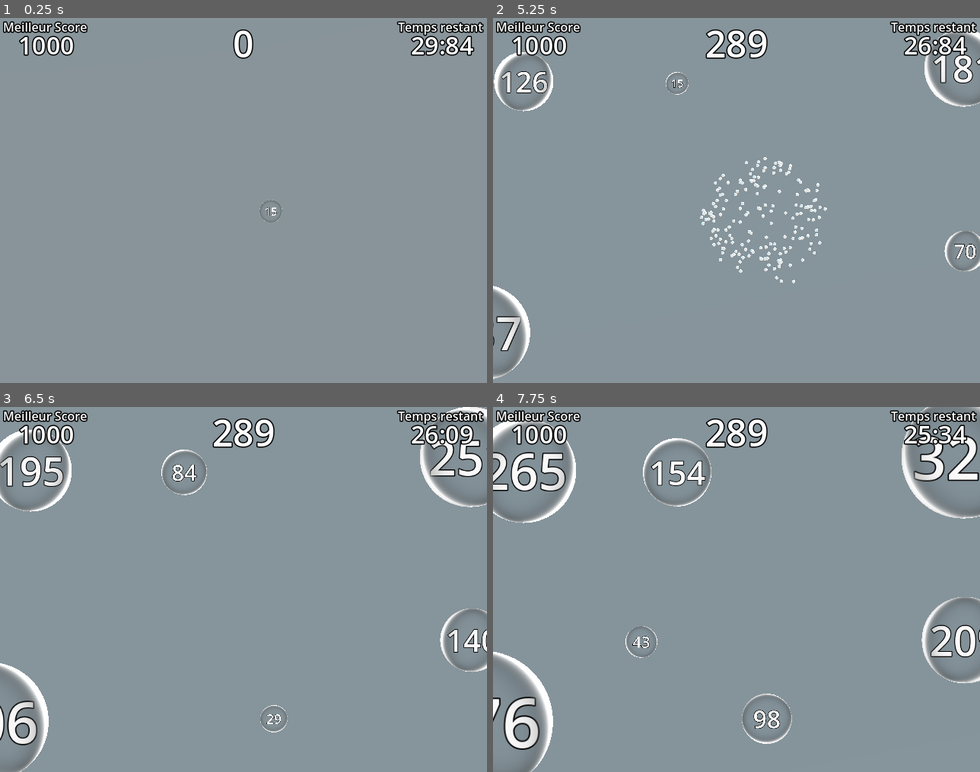
Above: before the commit, frames 1-4 (two rows, left to right).
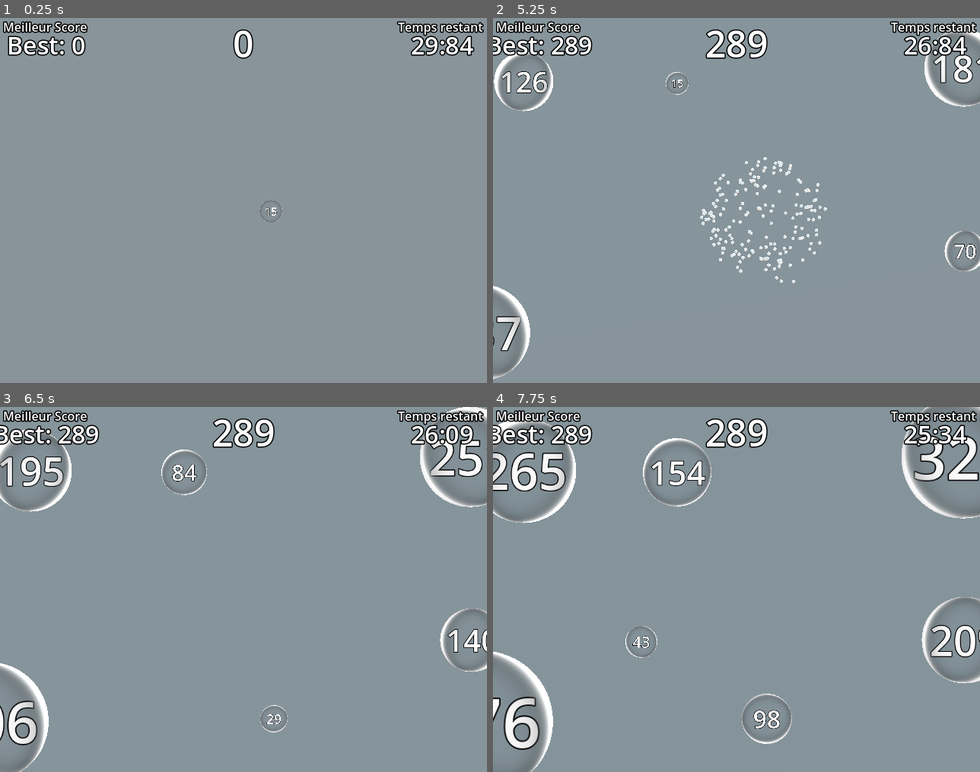
Above: after the commit, the same moments.

Repository: kominaaa/scorepopping
Game: Godot game, scene res://scenes/main.tscn
Two runs of this game, one before a commit and one after it. Both use one fixed random seed, a clock stepped at 60 frames per second and the inputs below.
Inputs (mouse positions are in pixels of both pictures, inside the frame that each line leads up to):
- Up to frame 1 (0.25 s): no input
- Up to frame 2 (5.25 s): move the mouse to (843, 182) at 0.52 s; click (843, 182) at 0.67 s; move the mouse to (639, 218) at 1.27 s; click (639, 218) at 1.42 s; move the mouse to (785, 120) at 2.02 s; click (785, 120) at 2.17 s; move the mouse to (712, 273) at 2.77 s; click (712, 273) at 2.92 s; move the mouse to (882, 255) at 3.52 s; click (882, 255) at 3.67 s; move the mouse to (590, 145) at 4.27 s; click (590, 145) at 4.42 s; move the mouse to (760, 200) at 5.02 s; click (760, 200) at 5.17 s
- Up to frame 3 (6.5 s): move the mouse to (170, 498) at 5.77 s; click (170, 498) at 5.92 s
- Up to frame 4 (7.75 s): move the mouse to (843, 571) at 6.52 s; click (843, 571) at 6.67 s; move the mouse to (639, 607) at 7.27 s; click (639, 607) at 7.42 s

The runs differ from the first frame. In frame 1, 0.7% of the frame differs, in the area x 1-18%, y 4-11%; in frame 2, 0.9%, in the area x 0-21%, y 4-11%; in frame 3, 0.8%; in frame 4, 0.9%.

Commit message:
best score update

Diff:
--- a/project.godot
+++ b/project.godot
@@ -18,6 +18,7 @@
 
 MusicManager="*res://scripts/music_manager.gd"
 Config="*res://scripts/Config.gd"
+ScoreManager="*res://scripts/score_manager.gd"
 
 [display]
 
--- a/scenes/main.tscn
+++ b/scenes/main.tscn
@@ -24,11 +24,12 @@
 sky = SubResource("Sky_hpll1")
 tonemap_mode = 2
 
-[node name="Main" type="Node3D" node_paths=PackedStringArray("camera", "score_value_label", "game_over_label", "timer_value_label")]
+[node name="Main" type="Node3D" node_paths=PackedStringArray("camera", "score_value_label", "best_score_label", "game_over_label", "timer_value_label")]
 process_mode = 3
 script = ExtResource("1_mnu6u")
 camera = NodePath("Camera3D")
 score_value_label = NodePath("CanvasLayer/GameInterface/ScoreValueLabel")
+best_score_label = NodePath("CanvasLayer/GameInterface/BestScoreLabel/BestScoreValueLabel")
 game_over_label = NodePath("CanvasLayer/GameInterface/GameOverLabel")
 timer_value_label = NodePath("CanvasLayer/GameInterface/TimerLabel/TimerValueLabel")
 
--- a/scenes/time_bonus.tscn
+++ b/scenes/time_bonus.tscn
@@ -6,6 +6,33 @@
 font_size = 24
 outline_size = 6
 outline_color = Color(0, 0, 0, 1)
+
+[sub_resource type="Animation" id="Animation_pqf6j"]
+length = 0.001
+tracks/0/type = "value"
+tracks/0/imported = false
+tracks/0/enabled = true
+tracks/0/path = NodePath("PopupLabel:position")
+tracks/0/interp = 1
+tracks/0/loop_wrap = true
+tracks/0/keys = {
+"times": PackedFloat32Array(0),
+"transitions": PackedFloat32Array(1),
+"update": 0,
+"values": [Vector2(0, 0)]
+}
+tracks/1/type = "value"
+tracks/1/imported = false
+tracks/1/enabled = true
+tracks/1/path = NodePath("PopupLabel:modulate")
+tracks/1/interp = 1
+tracks/1/loop_wrap = true
+tracks/1/keys = {
+"times": PackedFloat32Array(0),
+"transitions": PackedFloat32Array(1),
+"update": 0,
+"values": [Color(1, 1, 1, 1)]
+}
 
 [sub_resource type="Animation" id="Animation_7sxs5"]
 resource_name = "fade_out"
@@ -34,33 +61,6 @@
 "values": [Color(1, 1, 1, 1), Color(1, 1, 1, 0)]
 }
 
-[sub_resource type="Animation" id="Animation_pqf6j"]
-length = 0.001
-tracks/0/type = "value"
-tracks/0/imported = false
-tracks/0/enabled = true
-tracks/0/path = NodePath("PopupLabel:position")
-tracks/0/interp = 1
-tracks/0/loop_wrap = true
-tracks/0/keys = {
-"times": PackedFloat32Array(0),
-"transitions": PackedFloat32Array(1),
-"update": 0,
-"values": [Vector2(0, 0)]
-}
-tracks/1/type = "value"
-tracks/1/imported = false
-tracks/1/enabled = true
-tracks/1/path = NodePath("PopupLabel:modulate")
-tracks/1/interp = 1
-tracks/1/loop_wrap = true
-tracks/1/keys = {
-"times": PackedFloat32Array(0),
-"transitions": PackedFloat32Array(1),
-"update": 0,
-"values": [Color(1, 1, 1, 1)]
-}
-
 [sub_resource type="AnimationLibrary" id="AnimationLibrary_v8ghi"]
 _data = {
 "RESET": SubResource("Animation_pqf6j"),
--- a/scripts/main.gd
+++ b/scripts/main.gd
@@ -2,6 +2,7 @@
 
 @export var camera: Camera3D
 @export var score_value_label: Label
+@export var best_score_label: Label  # Label pour afficher le meilleur score
 @export var game_over_label: Label
 @export var timer_value_label: Label  # Label pour afficher le temps restant
 @export var initial_time: float = 30.0  # Temps initial en secondes avec des décimales
@@ -23,6 +24,10 @@
 	if score_value_label:
 		score_value_label.text = str(score)
 
+	# Afficher le meilleur score actuel
+	if best_score_label:
+		best_score_label.text = "Best: %d" % ScoreManager.get_best_score()
+
 	# Cacher le label "Game Over" au début
 	if game_over_label:
 		game_over_label.hide()
@@ -39,6 +44,12 @@
 	score += value
 	if score_value_label:
 		score_value_label.text = str(score)
+
+	# Vérifie si le meilleur score doit être mis à jour
+	if score > ScoreManager.get_best_score():
+		ScoreManager.update_score(score)
+		if best_score_label:
+			best_score_label.text = "Best: %d" % ScoreManager.get_best_score()
 
 	# Ajoute des secondes au timer si le score dépasse le seuil
 	var thresholds_crossed = value / Config.bonus_threshold
--- /dev/null
+++ b/scripts/score_manager.gd
@@ -0,0 +1,13 @@
+extends Node
+
+# Meilleur score stocké dans cet autoload
+var best_score: int = 0
+
+# Met à jour le meilleur score si le nouveau score est meilleur
+func update_score(new_score: int):
+	if new_score > best_score:
+		best_score = new_score
+
+# Récupère le meilleur score
+func get_best_score() -> int:
+	return best_score
